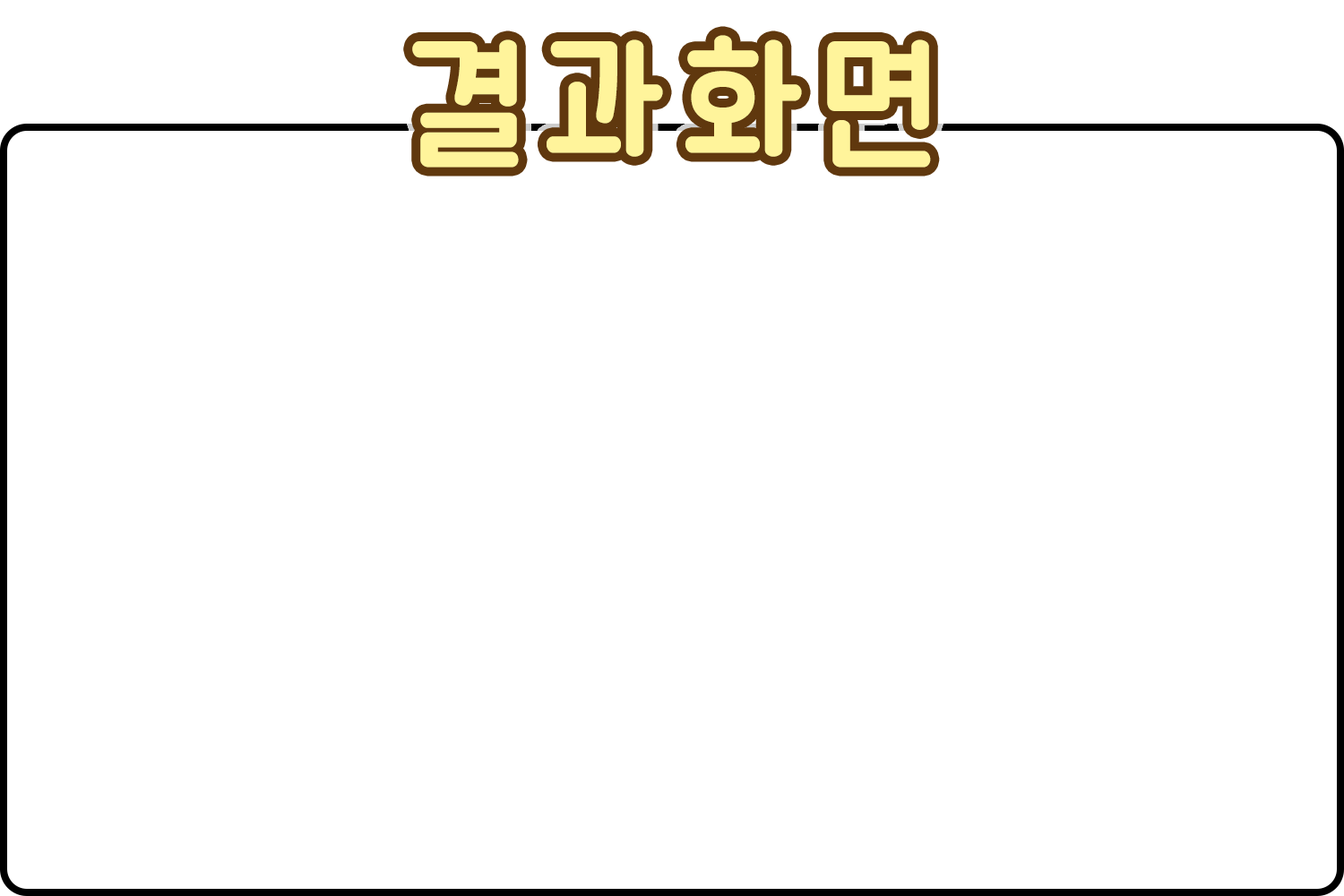
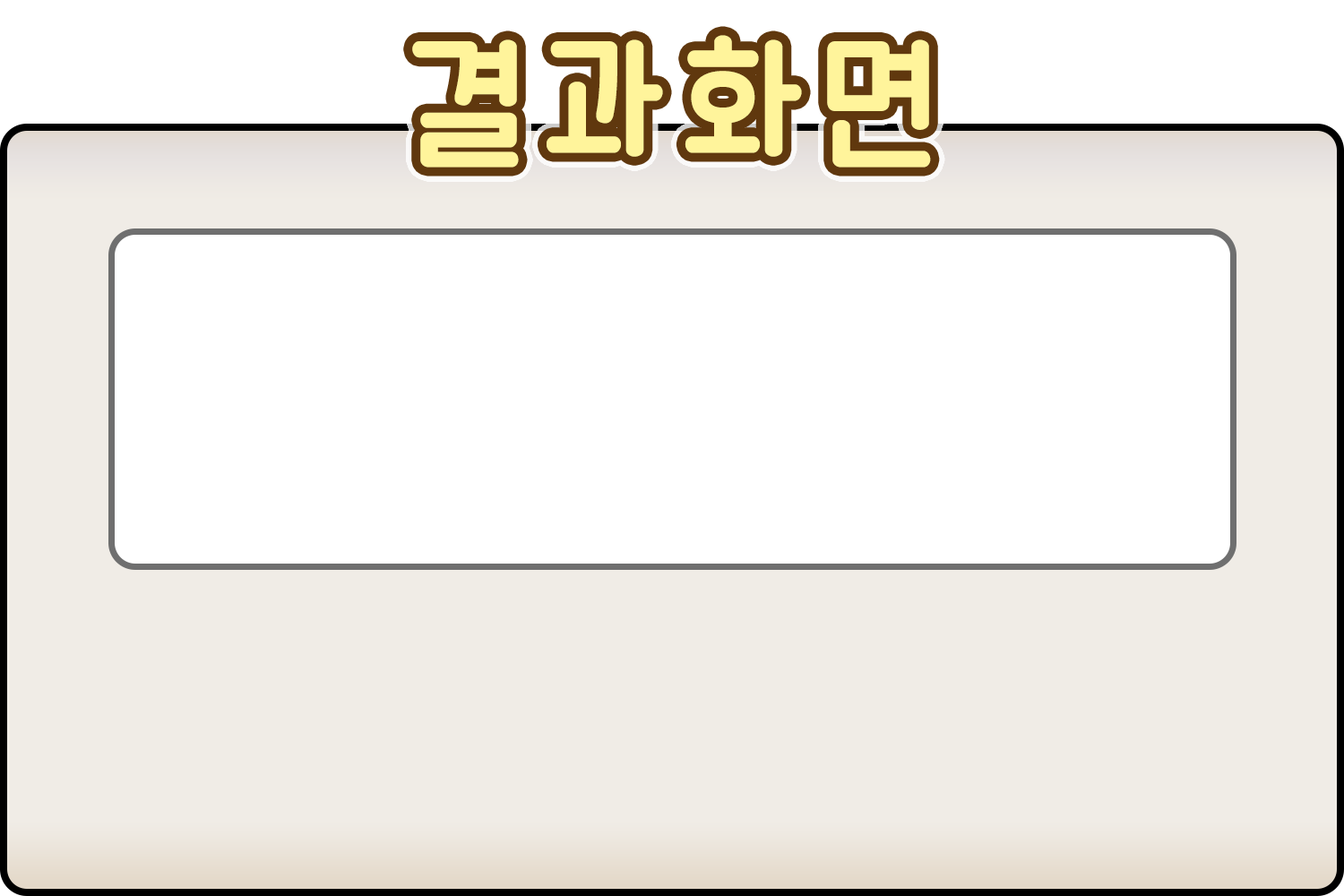
Layers edited between the first and the second (1344, 896) image:
added layer "모서리가 둥근 직사각형 2" above "결과화면" over 108, 228, 1237, 570
